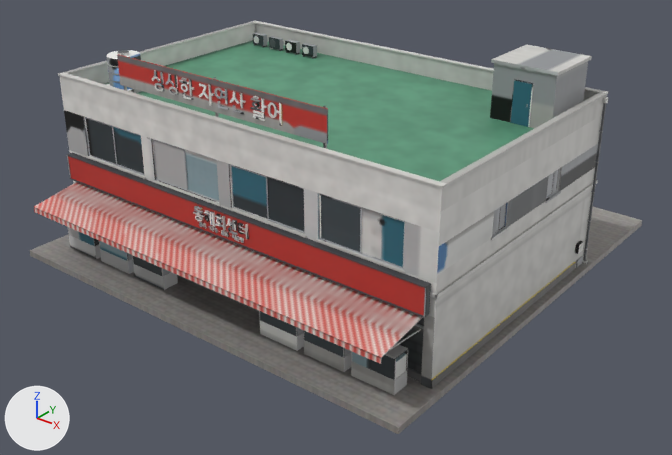
A saved change to the FBX model cs2_ilsan/CS2Assets/IlsanHoetjip02/IlsanHoetjip02_LOD1.fbx.
One viewpoint serves both versions: a camera (50 mm lens) standing at (28.2, -36.2, 22.7) and looking at (0.7, -1.8, 1.4). Lighting does not change. The marker at lower left points along +X, +Y and +Z. The first picture is the older version. Where no turn or scale is listed for an object, it has been applied to the vertices.

Names of what the first picture shows: 'IlsanHoetjip02_LOD1'.
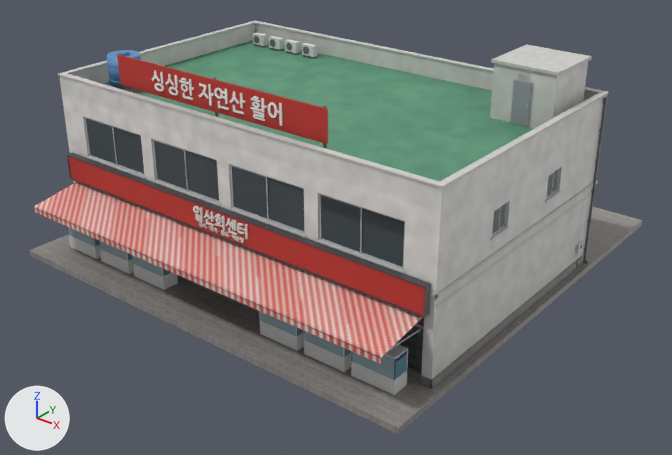
Location of each change, (x1, y1, x2, y2) in pixels of the pictures (672 x 455 px):
part 1 of me_ilsanhoetjip02_lod1, reshaped
    before: (193, 208, 244, 243)
    after: (193, 206, 245, 243)
part 2 of me_ilsanhoetjip02_lod1, reshaped
    before: (152, 76, 276, 121)
    after: (151, 70, 283, 126)
part 3 of me_ilsanhoetjip02_lod1, surface changed
    both: (34, 22, 608, 395)

The change in detail:
me_ilsanhoetjip02_lod1 is used by ob_ilsanhoetjip02_lod1; location (0.0, 0.0, 0.0).
me_ilsanhoetjip02_lod1 had 5980 vertices, 9292 faces and spanned x -11.9..11.9, y -11.9..11.9, z -0.3..10.9.
me_ilsanhoetjip02_lod1 now has 7256 vertices, 11212 faces and spans x -11.9..11.9, y -11.9..11.9, z -0.3..10.9.
me_ilsanhoetjip02_lod1 part 1: 240 vertices moved from x -1.7..1.5, y -9.4..-9.3, z 3.7..4.7 to x -1.6..1.5, y -9.4..-9.3, z 3.7..4.7; 182 vertices removed from x -1.7..1.5, y -9.4..-9.3, z 4.0..4.7; 784 vertices added at x -1.7..1.5, y -9.4..-9.3, z 3.7..4.7.
me_ilsanhoetjip02_lod1 part 2: 58 vertices moved within x -5.0..2.7, y -8.4..-8.3, z 9.4..10.3; 10 vertices removed from x -3.5..2.4, y -8.4..-8.3, z 9.7..10.1; 652 vertices added at x -5.1..3.1, y -8.4..-8.3, z 9.4..10.3.
me_ilsanhoetjip02_lod1 part 3: 5858 kept faces spanning x -11.9..11.9, y -11.9..11.9, z -0.3..10.9 get new texture (UV) coordinates.
Other edits to the shape of me_ilsanhoetjip02_lod1 do not show in these pictures.
